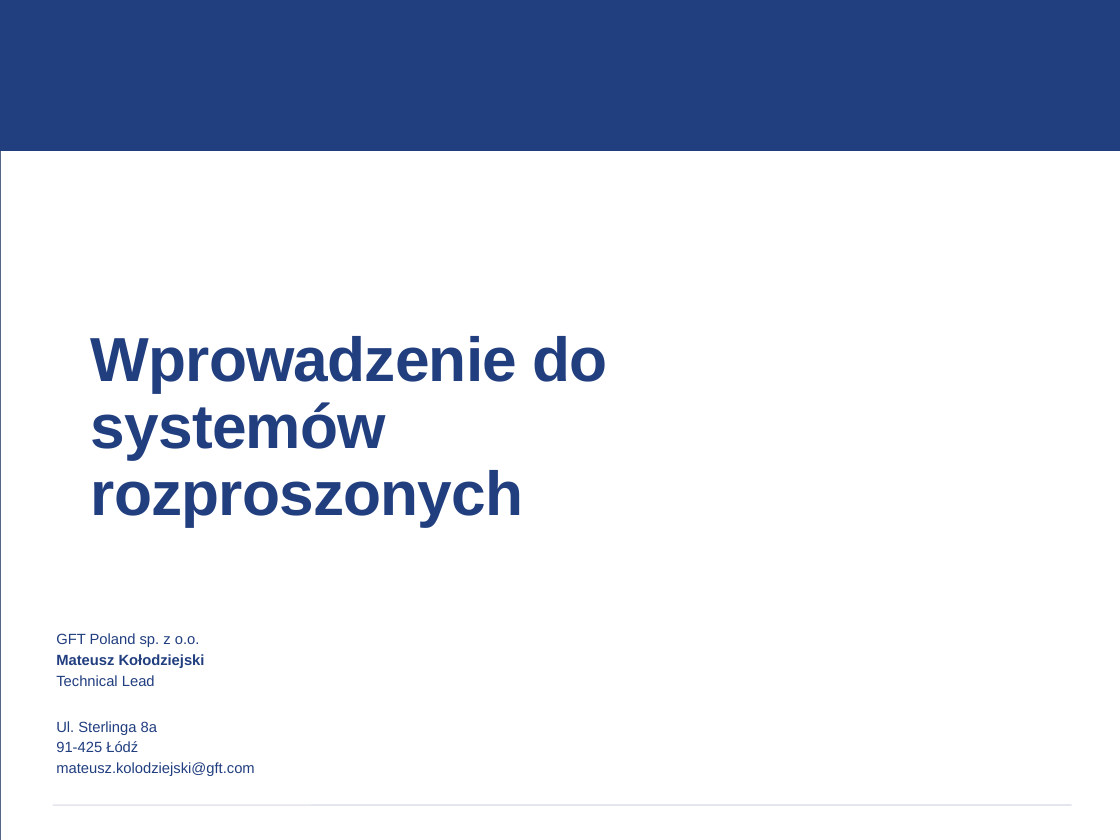
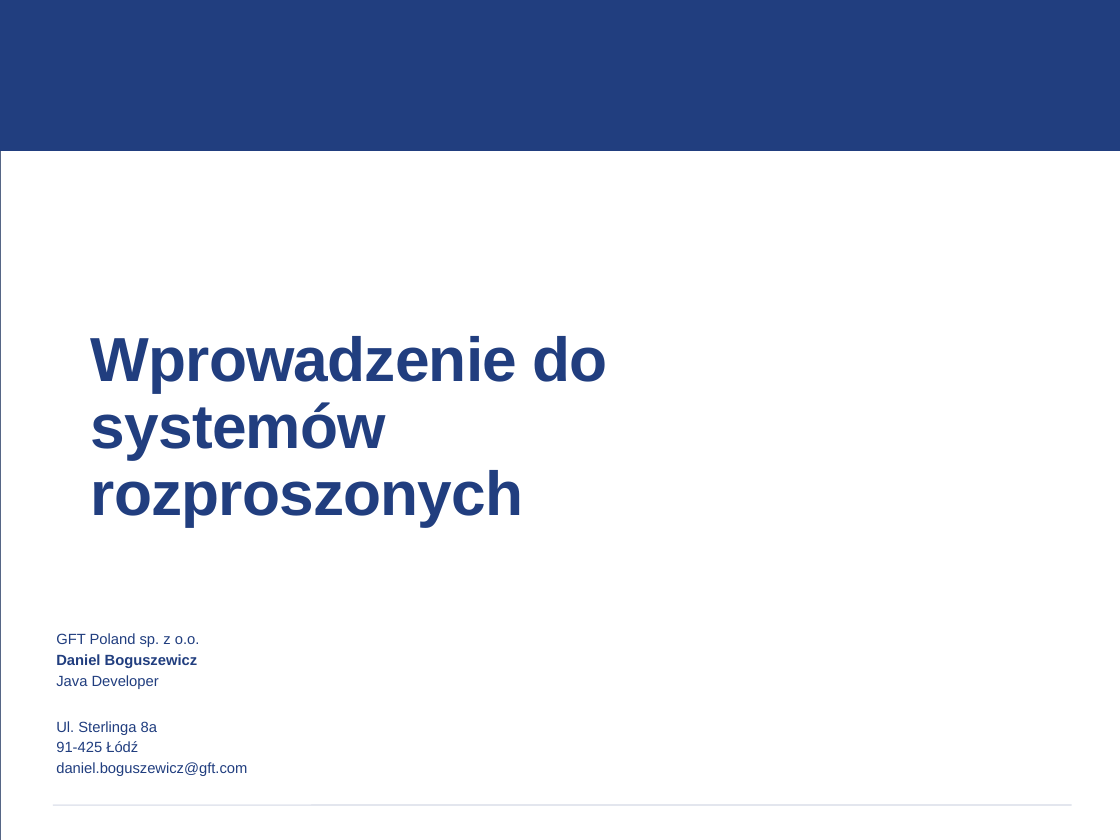
Before and after one commit to vego1mar/exercise0, a slide deck: slide 14 of WDSR - zarys programu.pptx. Drawn at 1120x840 pixels with LibreOffice and Linux fonts; fonts in the diff are those of the drawing; background and template pictures are left out. Boxes give left, top, right and bottom in pixels: in the first picture for what was removed or moved away, otherwise in the second. Text is boxed around its words. In the diff, an @@ line names an element or a change of style, - is before the commit and + after.

```diff
--- a/WDSR - zarys programu.pptx
+++ b/WDSR - zarys programu.pptx
@@ text at (x1=56, y1=654, x2=198, y2=689): text changed @@
-Mateusz Kołodziejski
-Technical Lead
+Daniel Boguszewicz
+Java Developer
@@ text at (x1=56, y1=762, x2=247, y2=776): text changed @@
-mateusz.kolodziejski@gft.com
+daniel.boguszewicz@gft.com
```
Also in this commit, not shown: 13 other slides changed.
